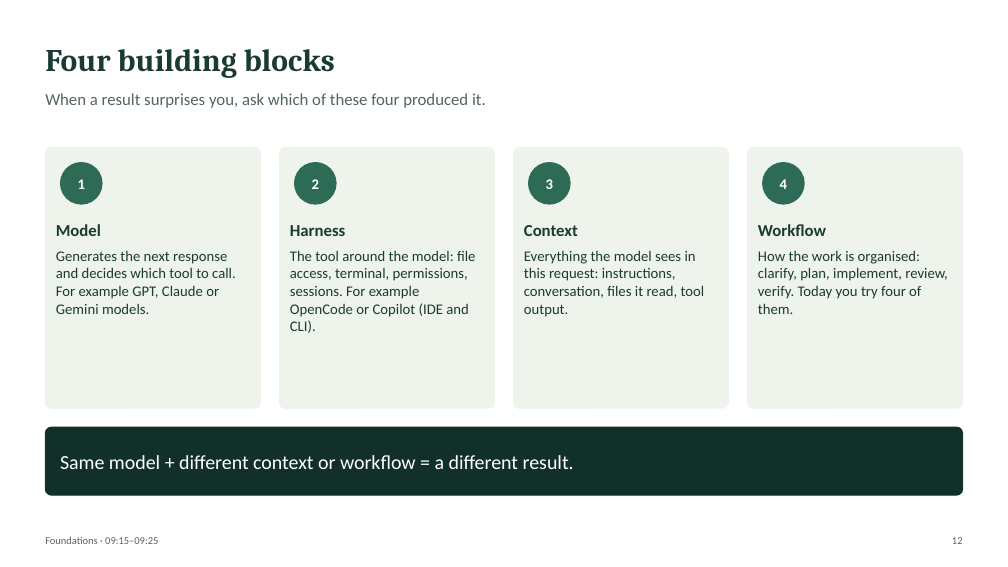
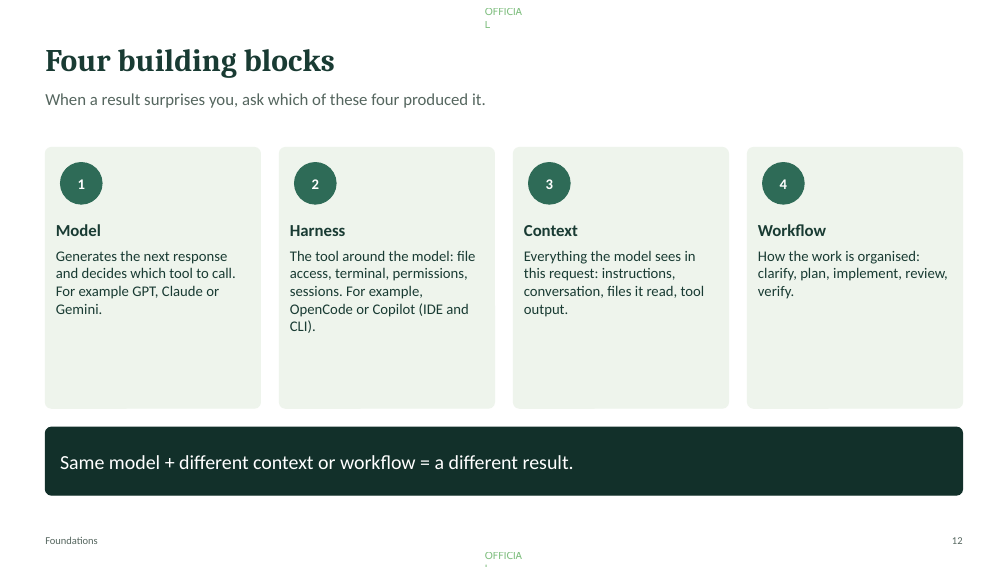
Before and after one commit to Moshe36/ai-developer-toolkit, a slide deck: slide 12 of workshop/agentic-workshop.pptx. Drawn at 1008x567 pixels with LibreOffice and Linux fonts; fonts in the diff are those of the drawing. Boxes give left, top, right and bottom in pixels: in the first picture for what was removed or moved away, otherwise in the second. Text is boxed around its words. In the diff, an @@ line names an element or a change of style, - is before the commit and + after.

```diff
--- a/workshop/agentic-workshop.pptx
+++ b/workshop/agentic-workshop.pptx
@@ text added at bbox=[485, 5, 526, 18], 10 pt, text #008000 at 50% opacity @@
+OFFICIAL
@@ text at bbox=[56, 251, 236, 314]: text changed @@
-Generates the next response and decides which tool to call. For example GPT, Claude or Gemini models.
+Generates the next response and decides which tool to call. For example GPT, Claude or Gemini.
@@ text at bbox=[290, 250, 475, 333]: text changed @@
-The tool around the model: file access, terminal, permissions, sessions. For example OpenCode or Copilot (IDE and CLI).
+The tool around the model: file access, terminal, permissions, sessions. For example, OpenCode or Copilot (IDE and CLI).
@@ text at bbox=[758, 250, 947, 299]: text changed @@
-How the work is organised: clarify, plan, implement, review, verify. Today you try four of them.
+How the work is organised: clarify, plan, implement, review, verify.
@@ text at bbox=[45, 536, 98, 544]: text changed @@
-Foundations · 09:15–09:25
+Foundations
@@ text added at bbox=[485, 549, 526, 562], 10 pt, text #008000 at 50% opacity @@
+OFFICIAL
```
Also in this commit, not shown: 73 other slides changed, 5 slides added, 1 slide removed, 28 other files.
